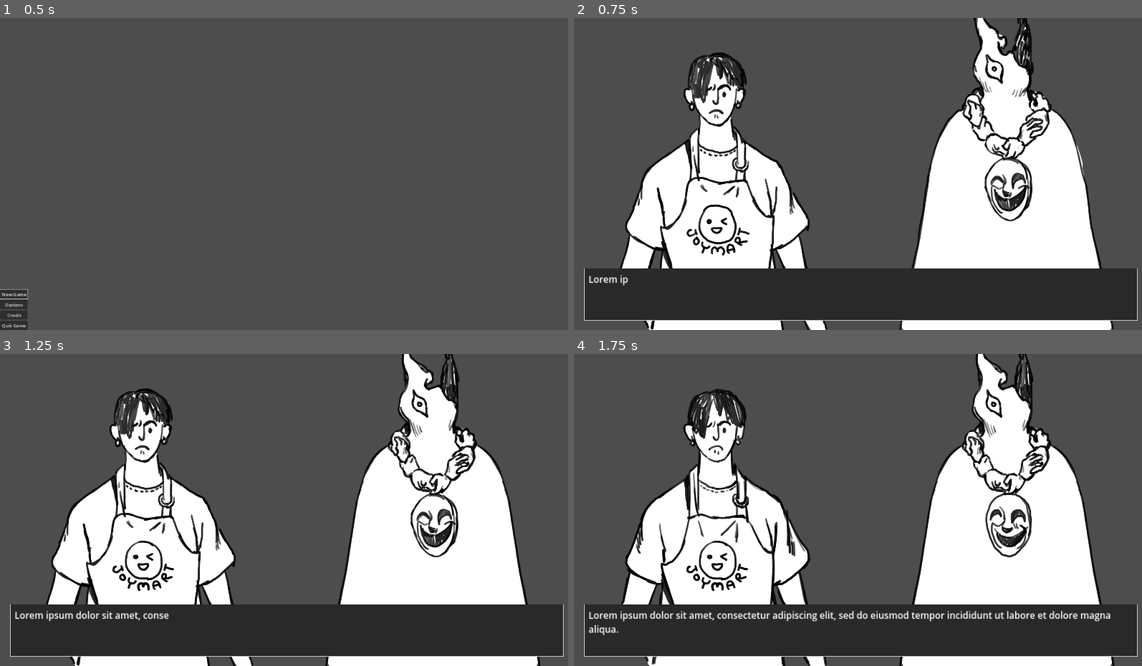
Above: before the commit, frames 1-4 (two rows, left to right).
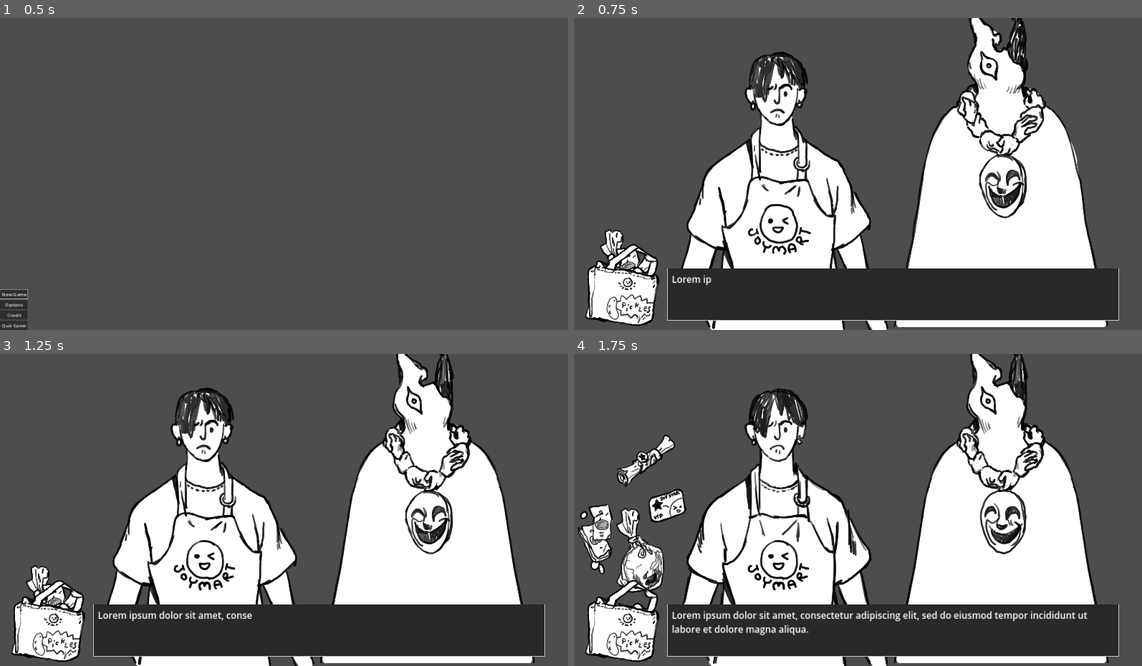
Above: after the commit, the same moments.

Repository: ephemer1s/The-Checkout-Game
Game: Godot game, scene res://scenes/root.tscn
Same seed, same stepped clock (60 frames per second), same inputs: the game is played once before the commit and once after it.
Inputs (mouse positions are in pixels of both pictures, inside the frame that each line leads up to):
- Up to frame 1 (0.5 s): no input
- Up to frame 2 (0.75 s): click "New Game" at 0.5 s
- Up to frame 3 (1.25 s): no input
- Up to frame 4 (1.75 s): click (625, 616) at 1.27 s

Frame 1 is identical in both runs. In frame 2, 24% of the frame differs, in the area x 1-100%, y 0-100%; in frame 3, 25%; in frame 4, 27%, in the area x 0-100%, y 0-100%.

Commit message:
inventory

Diff:
--- /dev/null
+++ b/scenes/component/Inventory/inventory.gd
@@ -0,0 +1,110 @@
+extends Control
+
+@onready var card = $Card
+@onready var friend = $Friend
+@onready var money = $Money
+@onready var contract = $Contract
+@onready var bag = $Bag
+@onready var animation_player = $AnimationPlayer
+
+@onready var contract_area = $Contract/ContractArea2D
+@onready var card_area = $Card/CardArea2D
+@onready var friend_area = $Friend/FriendArea2D
+@onready var money_area = $Money/MoneyArea2D
+var cur_state = State.READY
+var hovering = false
+enum State {
+    READY,
+    HOVERED_BAG,
+    BAG_READY,
+    HOVERED_CARD,
+    HOVERED_CONTRACT,
+    HOVERED_MONEY,
+}
+
+func _ready() -> void:
+    card.visible = false
+    friend.visible = false
+    money.visible = false
+    contract.visible = false
+    bag.connect("mouse_entered", on_mouse_entered_bag)
+    bag.connect("mouse_exited", on_mouse_exited_bag)
+    card_area.connect("mouse_entered", on_mouse_entered_card)
+    card_area.connect("mouse_exited", on_mouse_exited_card)
+    money_area.connect("mouse_entered", on_mouse_entered_money)
+    money_area.connect("mouse_exited", on_mouse_exited_money)
+    friend_area.connect("mouse_entered", on_mouse_entered_friend)
+    friend_area.connect("mouse_exited", on_mouse_exited_friend)
+    contract_area.connect("mouse_entered", on_mouse_entered_contract)
+    contract_area.connect("mouse_exited", on_mouse_exited_contract)
+
+func on_mouse_entered_card() -> void:
+    if cur_state == State.BAG_READY:
+        print("mouse entered card!")
+
+func on_mouse_exited_card() -> void:
+    if cur_state == State.BAG_READY:
+        print("mouse exited card!")
+
+func on_mouse_entered_money() -> void:
+    if cur_state == State.BAG_READY:
+        print("mouse entered money!")
+
+func on_mouse_exited_money() -> void:
+    if cur_state == State.BAG_READY:
+        print("mouse exited money!")
+
+func on_mouse_entered_friend() -> void:
+    if cur_state == State.BAG_READY:
+        print("mouse entered friend!")
+
+func on_mouse_exited_friend() -> void:
+    if cur_state == State.BAG_READY:
+        print("mouse exited friend!")
+
+func on_mouse_entered_contract() -> void:
+    if cur_state == State.BAG_READY:
+        print("mouse entered contract!")
+
+func on_mouse_exited_contract() -> void:
+    if cur_state == State.BAG_READY:
+        print("mouse exited contract!")
+
+func on_mouse_entered_bag() -> void:
+    hovering = true
+    card.visible = true
+    friend.visible = true
+    money.visible = true
+    contract.visible = true
+    if cur_state == State.READY:
+        cur_state = State.HOVERED_BAG
+        animation_player.play("mouse_enter")
+
+func on_mouse_exited_bag() -> void:
+    hovering = false
+    if cur_state == State.HOVERED_BAG:
+        card.visible = false
+        friend.visible = false
+        money.visible = false
+        contract.visible = false
+        cur_state = State.READY
+        animation_player.play("mouse_exit")
+
+# Called every frame. 'delta' is the elapsed time since the previous frame.
+func _process(delta: float) -> void:
+    if Input.is_action_just_pressed("confirm") and cur_state == State.HOVERED_BAG:
+        animation_player.play("on_click")
+        await animation_player.animation_finished
+        cur_state = State.BAG_READY
+    elif Input.is_action_just_pressed("confirm") and cur_state == State.BAG_READY:
+        animation_player.play("on_cancel")
+        await animation_player.animation_finished
+        if not hovering:
+            card.visible = false
+            friend.visible = false
+            money.visible = false
+            contract.visible = false
+            cur_state = State.READY
+            animation_player.play("mouse_exit")
+        else:
+            cur_state = State.HOVERED_BAG
--- /dev/null
+++ b/scenes/component/Inventory/inventory.tscn
@@ -0,0 +1,366 @@
+[gd_scene load_steps=17 format=3 uid="uid://dyyfmxm8nnmty"]
+
+[ext_resource type="Script" path="res://scenes/component/Inventory/inventory.gd" id="1_tvods"]
+[ext_resource type="Texture2D" uid="uid://n8rym13ssyr1" path="res://assets/inv_card.png" id="2_0p086"]
+[ext_resource type="Texture2D" uid="uid://bndthhriamtp" path="res://assets/inv_contract.png" id="2_32tha"]
+[ext_resource type="Texture2D" uid="uid://bfqf8qr2rttiw" path="res://assets/inv_bag.png" id="2_xckeb"]
+[ext_resource type="Texture2D" uid="uid://cggfhcptblvu2" path="res://assets/inv_friend.png" id="3_kd0kg"]
+[ext_resource type="Texture2D" uid="uid://bt52rf4r5o7cs" path="res://assets/inv_money.png" id="4_spjje"]
+
+[sub_resource type="RectangleShape2D" id="RectangleShape2D_a84k6"]
+size = Vector2(312.283, 91.62)
+
+[sub_resource type="RectangleShape2D" id="RectangleShape2D_57ytf"]
+size = Vector2(161.324, 324.559)
+
+[sub_resource type="CapsuleShape2D" id="CapsuleShape2D_vhdpm"]
+radius = 117.766
+height = 403.097
+
+[sub_resource type="RectangleShape2D" id="RectangleShape2D_t3317"]
+size = Vector2(190.294, 120.588)
+
+[sub_resource type="Animation" id="Animation_23u8h"]
+length = 0.001
+tracks/0/type = "value"
+tracks/0/imported = false
+tracks/0/enabled = true
+tracks/0/path = NodePath(".:scale")
+tracks/0/interp = 1
+tracks/0/loop_wrap = true
+tracks/0/keys = {
+"times": PackedFloat32Array(0),
+"transitions": PackedFloat32Array(1),
+"update": 0,
+"values": [Vector2(0.85, 0.85)]
+}
+tracks/1/type = "value"
+tracks/1/imported = false
+tracks/1/enabled = true
+tracks/1/path = NodePath("Card:position")
+tracks/1/interp = 1
+tracks/1/loop_wrap = true
+tracks/1/keys = {
+"times": PackedFloat32Array(0),
+"transitions": PackedFloat32Array(1),
+"update": 0,
+"values": [Vector2(-270, -270)]
+}
+tracks/2/type = "value"
+tracks/2/imported = false
+tracks/2/enabled = true
+tracks/2/path = NodePath("Friend:position")
+tracks/2/interp = 1
+tracks/2/loop_wrap = true
+tracks/2/keys = {
+"times": PackedFloat32Array(0),
+"transitions": PackedFloat32Array(1),
+"update": 0,
+"values": [Vector2(-270, -292.222)]
+}
+tracks/3/type = "value"
+tracks/3/imported = false
+tracks/3/enabled = true
+tracks/3/path = NodePath("Money:position")
+tracks/3/interp = 1
+tracks/3/loop_wrap = true
+tracks/3/keys = {
+"times": PackedFloat32Array(0),
+"transitions": PackedFloat32Array(1),
+"update": 0,
+"values": [Vector2(-270, -270)]
+}
+tracks/4/type = "value"
+tracks/4/imported = false
+tracks/4/enabled = true
+tracks/4/path = NodePath("Contract:position")
+tracks/4/interp = 1
+tracks/4/loop_wrap = true
+tracks/4/keys = {
+"times": PackedFloat32Array(0),
+"transitions": PackedFloat32Array(1),
+"update": 0,
+"values": [Vector2(-270, -270)]
+}
+
+[sub_resource type="Animation" id="Animation_r3o3b"]
+resource_name = "mouse_enter"
+length = 0.15
+tracks/0/type = "value"
+tracks/0/imported = false
+tracks/0/enabled = true
+tracks/0/path = NodePath(".:scale")
+tracks/0/interp = 2
+tracks/0/loop_wrap = true
+tracks/0/keys = {
+"times": PackedFloat32Array(0, 0.15),
+"transitions": PackedFloat32Array(1, 1),
+"update": 0,
+"values": [Vector2(0.8, 0.8), Vector2(0.95, 0.95)]
+}
+
+[sub_resource type="Animation" id="Animation_rtnhe"]
+resource_name = "mouse_exit"
+length = 0.15
+tracks/0/type = "value"
+tracks/0/imported = false
+tracks/0/enabled = true
+tracks/0/path = NodePath(".:scale")
+tracks/0/interp = 2
+tracks/0/loop_wrap = true
+tracks/0/keys = {
+"times": PackedFloat32Array(0, 0.15),
+"transitions": PackedFloat32Array(1, 1),
+"update": 0,
+"values": [Vector2(0.95, 0.95), Vector2(0.8, 0.8)]
+}
+
+[sub_resource type="Animation" id="Animation_naxwk"]
+resource_name = "on_cancel"
+length = 0.25
+tracks/0/type = "value"
+tracks/0/imported = false
+tracks/0/enabled = true
+tracks/0/path = NodePath("Card:position")
+tracks/0/interp = 1
+tracks/0/loop_wrap = true
+tracks/0/keys = {
+"times": PackedFloat32Array(0, 0.15),
+"transitions": PackedFloat32Array(1, 1),
+"update": 0,
+"values": [Vector2(-113.75, -685), Vector2(-270, -270)]
+}
+tracks/1/type = "value"
+tracks/1/imported = false
+tracks/1/enabled = true
+tracks/1/path = NodePath("Friend:position")
+tracks/1/interp = 1
+tracks/1/loop_wrap = true
+tracks/1/keys = {
+"times": PackedFloat32Array(0, 0.15),
+"transitions": PackedFloat32Array(1, 1),
+"update": 0,
+"values": [Vector2(-211.25, -501.25), Vector2(-270, -292.222)]
+}
+tracks/2/type = "value"
+tracks/2/imported = false
+tracks/2/enabled = true
+tracks/2/path = NodePath("Money:position")
+tracks/2/interp = 1
+tracks/2/loop_wrap = true
+tracks/2/keys = {
+"times": PackedFloat32Array(0, 0.15),
+"transitions": PackedFloat32Array(1, 1),
+"update": 0,
+"values": [Vector2(-368.75, -555), Vector2(-270, -270)]
+}
+tracks/3/type = "value"
+tracks/3/imported = false
+tracks/3/enabled = true
+tracks/3/path = NodePath("Contract:position")
+tracks/3/interp = 1
+tracks/3/loop_wrap = true
+tracks/3/keys = {
+"times": PackedFloat32Array(0, 0.15),
+"transitions": PackedFloat32Array(1, 1),
+"update": 0,
+"values": [Vector2(-200, -837.5), Vector2(-270, -270)]
+}
+
+[sub_resource type="Animation" id="Animation_7l63b"]
+resource_name = "on_click"
+length = 0.3
+tracks/0/type = "value"
+tracks/0/imported = false
+tracks/0/enabled = true
+tracks/0/path = NodePath("Card:position")
+tracks/0/interp = 2
+tracks/0/loop_wrap = true
+tracks/0/keys = {
+"times": PackedFloat32Array(0, 0.25),
+"transitions": PackedFloat32Array(1, 1),
+"update": 0,
+"values": [Vector2(-270, -270), Vector2(-113.75, -685)]
+}
+tracks/1/type = "value"
+tracks/1/imported = false
+tracks/1/enabled = true
+tracks/1/path = NodePath("Friend:position")
+tracks/1/interp = 2
+tracks/1/loop_wrap = true
+tracks/1/keys = {
+"times": PackedFloat32Array(0, 0.25),
+"transitions": PackedFloat32Array(1, 1),
+"update": 0,
+"values": [Vector2(-270, -292.222), Vector2(-211.25, -501.25)]
+}
+tracks/2/type = "value"
+tracks/2/imported = false
+tracks/2/enabled = true
+tracks/2/path = NodePath("Money:position")
+tracks/2/interp = 2
+tracks/2/loop_wrap = true
+tracks/2/keys = {
+"times": PackedFloat32Array(0, 0.25),
+"transitions": PackedFloat32Array(1, 1),
+"update": 0,
+"values": [Vector2(-270, -270), Vector2(-368.75, -555)]
+}
+tracks/3/type = "value"
+tracks/3/imported = false
+tracks/3/enabled = true
+tracks/3/path = NodePath("Contract:position")
+tracks/3/interp = 2
+tracks/3/loop_wrap = true
+tracks/3/keys = {
+"times": PackedFloat32Array(0, 0.25),
+"transitions": PackedFloat32Array(1, 1),
+"update": 0,
+"values": [Vector2(-270, -270), Vector2(-200, -837.5)]
+}
+
+[sub_resource type="AnimationLibrary" id="AnimationLibrary_ahtks"]
+_data = {
+"RESET": SubResource("Animation_23u8h"),
+"mouse_enter": SubResource("Animation_r3o3b"),
+"mouse_exit": SubResource("Animation_rtnhe"),
+"on_cancel": SubResource("Animation_naxwk"),
+"on_click": SubResource("Animation_7l63b")
+}
+
+[node name="Inventory" type="Control"]
+y_sort_enabled = true
+layout_mode = 3
+anchors_preset = 0
+offset_left = 13.0
+offset_top = 521.0
+offset_right = 13.0
+offset_bottom = 521.0
+scale = Vector2(0.85, 0.85)
+mouse_filter = 2
+script = ExtResource("1_tvods")
+
+[node name="Contract" type="TextureButton" parent="."]
+layout_mode = 1
+anchors_preset = 8
+anchor_left = 0.5
+anchor_top = 0.5
+anchor_right = 0.5
+anchor_bottom = 0.5
+offset_left = -270.0
+offset_top = -270.0
+offset_right = 270.0
+offset_bottom = 270.0
+grow_horizontal = 2
+grow_vertical = 2
+scale = Vector2(0.8, 0.8)
+pivot_offset = Vector2(270, 270)
+mouse_filter = 1
+texture_normal = ExtResource("2_32tha")
+
+[node name="ContractArea2D" type="Area2D" parent="Contract"]
+
+[node name="CollisionShape2D" type="CollisionShape2D" parent="Contract/ContractArea2D"]
+position = Vector2(279.375, 273.125)
+rotation = -0.58872
+shape = SubResource("RectangleShape2D_a84k6")
+
+[node name="Money" type="TextureButton" parent="."]
+layout_mode = 1
+anchors_preset = 8
+anchor_left = 0.5
+anchor_top = 0.5
+anchor_right = 0.5
+anchor_bottom = 0.5
+offset_left = -270.0
+offset_top = -270.0
+offset_right = 270.0
+offset_bottom = 270.0
+grow_horizontal = 2
+grow_vertical = 2
+scale = Vector2(0.8, 0.8)
+pivot_offset = Vector2(270, 270)
+mouse_filter = 1
+texture_normal = ExtResource("4_spjje")
+
+[node name="MoneyArea2D" type="Area2D" parent="Money"]
+
+[node name="CollisionShape2D" type="CollisionShape2D" parent="Money/MoneyArea2D"]
+position = Vector2(264.118, 275.882)
+scale = Vector2(1, 1)
+shape = SubResource("RectangleShape2D_57ytf")
+
+[node name="Friend" type="TextureButton" parent="."]
+layout_mode = 1
+anchors_preset = 8
+anchor_left = 0.5
+anchor_top = 0.5
+anchor_right = 0.5
+anchor_bottom = 0.5
+offset_left = -270.0
+offset_top = -292.222
+offset_right = 270.0
+offset_bottom = 247.778
+grow_horizontal = 2
+grow_vertical = 2
+scale = Vector2(0.8, 0.8)
+pivot_offset = Vector2(270, 270)
+mouse_filter = 1
+texture_normal = ExtResource("3_kd0kg")
+
+[node name="FriendArea2D" type="Area2D" parent="Friend"]
+
+[node name="CollisionShape2D" type="CollisionShape2D" parent="Friend/FriendArea2D"]
+position = Vector2(242.059, 263.954)
+rotation = -0.356685
+shape = SubResource("CapsuleShape2D_vhdpm")
+
+[node name="Card" type="TextureButton" parent="."]
+layout_mode = 1
+anchors_preset = 8
+anchor_left = 0.5
+anchor_top = 0.5
+anchor_right = 0.5
+anchor_bottom = 0.5
+offset_left = -270.0
+offset_top = -270.0
+offset_right = 270.0
+offset_bottom = 270.0
+grow_horizontal = 2
+grow_vertical = 2
+scale = Vector2(0.8, 0.8)
+pivot_offset = Vector2(270, 270)
+mouse_filter = 2
+texture_normal = ExtResource("2_0p086")
+
+[node name="CardArea2D" type="Area2D" parent="Card"]
+
+[node name="CollisionShape2D" type="CollisionShape2D" parent="Card/CardArea2D"]
+position = Vector2(271.471, 286.176)
+rotation = -0.286587
+scale = Vector2(1, 1)
+shape = SubResource("RectangleShape2D_t3317")
+
+[node name="Bag" type="TextureButton" parent="."]
+z_index = 1
+layout_mode = 1
+anchors_preset = 8
+anchor_left = 0.5
+anchor_top = 0.5
+anchor_right = 0.5
+anchor_bottom = 0.5
+offset_left = -275.556
+offset_top = -251.111
+offset_right = 264.444
+offset_bottom = 288.889
+grow_horizontal = 2
+grow_vertical = 2
+scale = Vector2(0.8, 0.8)
+pivot_offset = Vector2(270, 270)
+mouse_filter = 1
+texture_normal = ExtResource("2_xckeb")
+
+[node name="AnimationPlayer" type="AnimationPlayer" parent="."]
+libraries = {
+"": SubResource("AnimationLibrary_ahtks")
+}
--- a/scenes/component/demon.tscn
+++ b/scenes/component/demon.tscn
@@ -76,7 +76,7 @@
 "speed": 5.0
 }]
 
-[node name="Demon" type="Node"]
+[node name="Demon" type="Node2D"]
 script = ExtResource("1_xwwdn")
 
 [node name="Body" type="AnimatedSprite2D" parent="."]
--- a/scenes/component/figure.tscn
+++ b/scenes/component/figure.tscn
@@ -147,7 +147,7 @@
 "speed": 5.0
 }]
 
-[node name="Figure" type="Node"]
+[node name="Figure" type="Node2D"]
 script = ExtResource("1_isves")
 
 [node name="Body" type="AnimatedSprite2D" parent="."]
--- a/scenes/component/text_box.tscn
+++ b/scenes/component/text_box.tscn
@@ -9,6 +9,21 @@
 border_width_right = 2
 border_width_bottom = 2
 border_color = Color(0.772549, 0.772549, 0.772549, 1)
+
+[sub_resource type="Animation" id="Animation_mmkam"]
+length = 0.001
+tracks/0/type = "value"
+tracks/0/imported = false
+tracks/0/enabled = true
+tracks/0/path = NodePath("End:visible")
+tracks/0/interp = 1
+tracks/0/loop_wrap = true
+tracks/0/keys = {
+"times": PackedFloat32Array(0),
+"transitions": PackedFloat32Array(1),
+"update": 1,
+"values": [true]
+}
 
 [sub_resource type="Animation" id="Animation_o1qbj"]
 resource_name = "triangle"
@@ -24,21 +39,6 @@
 "transitions": PackedFloat32Array(1.5, 0.8),
 "update": 1,
 "values": [false, true]
-}
-
-[sub_resource type="Animation" id="Animation_mmkam"]
-length = 0.001
-tracks/0/type = "value"
-tracks/0/imported = false
-tracks/0/enabled = true
-tracks/0/path = NodePath("End:visible")
-tracks/0/interp = 1
-tracks/0/loop_wrap = true
-tracks/0/keys = {
-"times": PackedFloat32Array(0),
-"transitions": PackedFloat32Array(1),
-"update": 1,
-"values": [true]
 }
 
 [sub_resource type="AnimationLibrary" id="AnimationLibrary_yl5f6"]
@@ -59,9 +59,9 @@
 grow_horizontal = 2
 grow_vertical = 0
 size_flags_vertical = 8
-theme_override_constants/margin_left = 32
+theme_override_constants/margin_left = 320
 theme_override_constants/margin_top = 32
-theme_override_constants/margin_right = 32
+theme_override_constants/margin_right = 96
 theme_override_constants/margin_bottom = 32
 
 [node name="Panel" type="Panel" parent="TextboxContainer"]
@@ -79,7 +79,7 @@
 layout_mode = 2
 
 [node name="Text" type="Label" parent="TextboxContainer/MarginContainer/HBoxContainer"]
-custom_minimum_size = Vector2(1852, 150)
+custom_minimum_size = Vector2(1500, 1)
 layout_mode = 2
 size_flags_horizontal = 3
 size_flags_vertical = 1
--- a/scenes/story/story.tscn
+++ b/scenes/story/story.tscn
@@ -1,13 +1,22 @@
-[gd_scene load_steps=4 format=3 uid="uid://dc7cv0o73xx8s"]
+[gd_scene load_steps=5 format=3 uid="uid://dc7cv0o73xx8s"]
 
 [ext_resource type="PackedScene" uid="uid://cwcaiev610pd0" path="res://scenes/component/demon.tscn" id="1_oybhc"]
 [ext_resource type="PackedScene" uid="uid://bysewa54x44ui" path="res://scenes/component/figure.tscn" id="2_1manp"]
 [ext_resource type="PackedScene" uid="uid://dbf4jqkhmg2o6" path="res://scenes/component/text_box.tscn" id="3_vgjkh"]
+[ext_resource type="PackedScene" uid="uid://dyyfmxm8nnmty" path="res://scenes/component/Inventory/inventory.tscn" id="4_rrbw8"]
 
 [node name="Story" type="Node"]
 
 [node name="Demon" parent="." instance=ExtResource("1_oybhc")]
+position = Vector2(-19, -11)
 
 [node name="Figure" parent="." instance=ExtResource("2_1manp")]
+position = Vector2(212, -2)
 
 [node name="TextBox" parent="." instance=ExtResource("3_vgjkh")]
+
+[node name="Inventory" parent="." instance=ExtResource("4_rrbw8")]
+offset_left = 170.0
+offset_top = 906.0
+offset_right = 170.0
+offset_bottom = 906.0
Not shown, added: assets/Demon-Regular.ttf.import
Not shown, added: assets/inv_bag.png.import
Binary file added: assets/inv_bagfull.png
Not shown, added: assets/inv_bagfull.png.import
Not shown, added: assets/inv_card.png.import
Not shown, added: assets/inv_contract.png.import
Not shown, added: assets/inv_friend.png.import
Not shown, added: assets/inv_money.png.import
Not shown, added: assets/logo_mask_1.png.import
Not shown, added: assets/logo_mask_2.png.import
Not shown, added: assets/logo_mask_3.png.import
Not shown, added: assets/transition_1.png.import
(and 10 more such lines)
